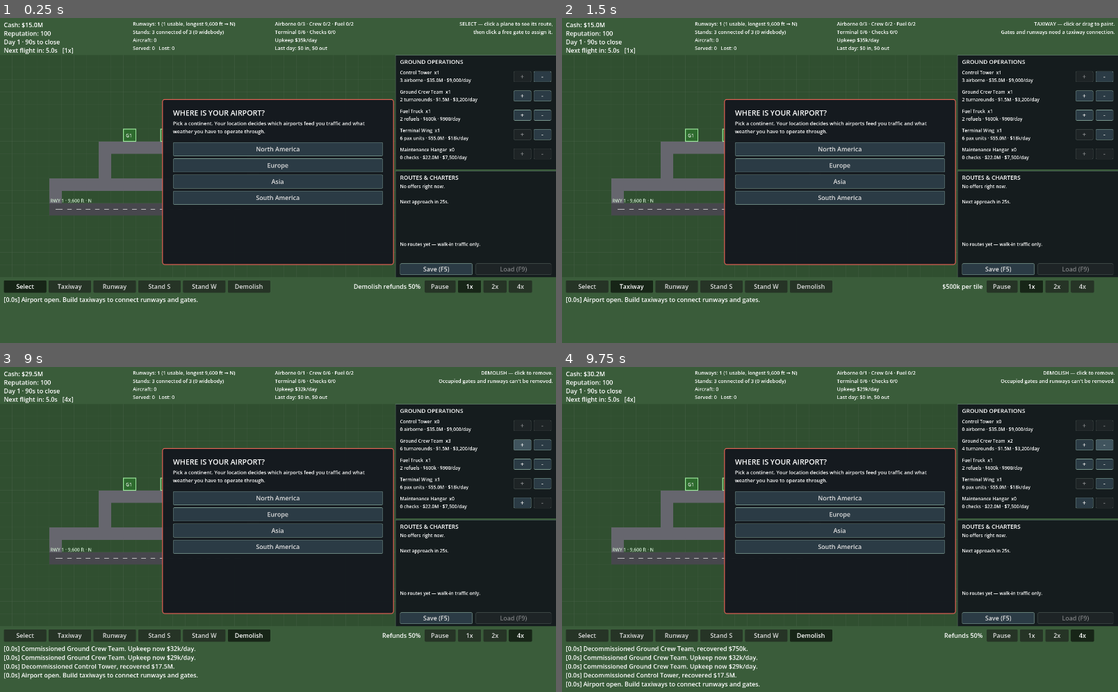
Above: before the commit, frames 1-4 (two rows, left to right).
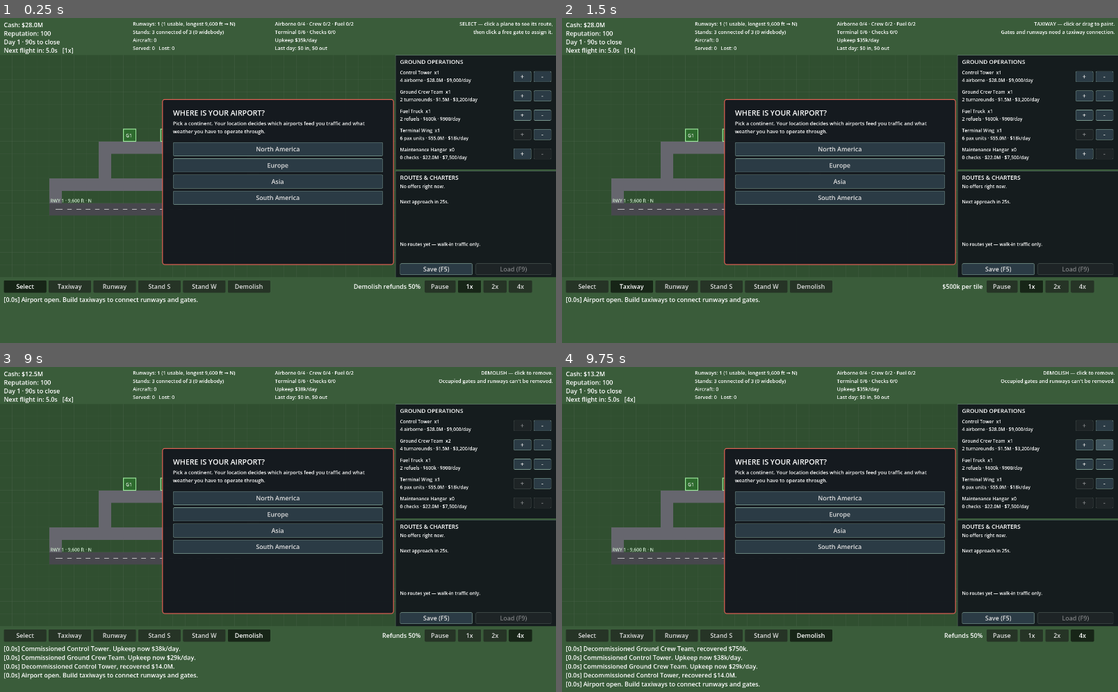
Above: after the commit, the same moments.

Repository: gerp93/airport
Game: Godot game, scene res://Main.tscn
Same seed, same stepped clock (60 frames per second), same inputs: the game is played once before the commit and once after it.
Inputs:
- Up to frame 1 (0.25 s): no input
- Up to frame 2 (1.5 s): click "Select" at 0.5 s; click "Taxiway" at 1.25 s
- Up to frame 3 (9 s): click "Runway" at 2 s; click "Stand S" at 2.75 s; click "Stand W" at 3.5 s; click "Demolish" at 4.25 s; click "1x" at 5 s; click "2x" at 5.75 s; click "4x" at 6.5 s; click "-" at 7.25 s; click "+" at 8 s; click "+" at 8.75 s
- Up to frame 4 (9.75 s): click "-" at 9.5 s

The runs differ from the first frame. In frame 1, 0.2% of the frame differs, in the area x 4-96%, y 1-44%; in frame 2, 0.2%; in frame 3, 0.5%, in the area x 4-100%, y 1-93%; in frame 4, 0.5%.

Commit message:
Make demand follow capacity and stop punishing unbuilt infrastructure
Fixes the balance gap noted in the previous commit: the hub tier was
unreachable and runs ended in 6-8 minutes regardless of how well they were
played. Measuring the diversion reasons found the real cause — every single
diversion in a passive run was "no runway long enough for a widebody". The
airport was not congested at all (0 runway-busy, 0 gate-waits, 0 gridlock, 0
stand delays); it was being fed aircraft it could not physically accept and
docked 15 reputation each time.

Three changes, in order of how much they mattered:

- Walk-in traffic and emergencies now only bring classes the airport can serve.
  An airline doesn't schedule a widebody into a 9,600 ft field, and charging
  the player for not having built one yet is backwards. Unmet widebody demand
  shows up as route offers they can't accept, which is the actual incentive to
  invest. Routes stay punishing, because signing one is a warned choice.

- Walk-in demand scales with the narrowest link in the chain (airborne slots,
  connected stands, crews, terminal) instead of a fixed clock that tightened to
  a flight every 3-6s within five minutes whether or not anything had been
  built. Growing the airport is now what invites traffic.

- Airlines preferentially expand where they already operate, so offers
  concentrate instead of spreading evenly across five carriers and never
  reaching hub scale.

Reputation recovery goes to +2 per turnaround, turned-away flights cost 5
instead of 7, and starting cash is $28M for two or three opening moves.

The tower goes to $28M for +4 airborne rather than $35M for +3, after
measurement showed the earlier change backwards: buying airborne capacity while
stands and crews stayed fixed made runs *shorter*, because more aircraft landed
into the same bottleneck. Correct simulation behaviour, wrong starting value.

Measured over 30 simulated minutes: passive runs now survive throughout (168
served, 11 diverted) where they previously died at 8-9 minutes, and hubs are
reached in 2 of 4 auto-sign runs. Losing now comes from over-committing on
routes rather than from the clock — a passive airport survives but never grows,
and whether that trade feels right needs real play.

Co-Authored-By: Claude Opus 5 <noreply@anthropic.com>

Diff:
--- a/Main.gd
+++ b/Main.gd
@@ -73,9 +73,14 @@
 # Facilities are bought in units; each unit adds concurrency and daily upkeep,
 # so scaling up traffic means scaling up overhead.
 const FACILITIES := [
+	# The tower is the throttle on all inbound volume, so at $35M for +3 it was
+	# 70 game-days of income away — the airport strangled long before it could
+	# afford to grow. $28M for +4 keeps it a real investment without making
+	# capacity unreachable, and is still squarely in the real range for a
+	# tower project.
 	{
-		"key": "tower", "name": "Control Tower", "cost": 35_000_000,
-		"upkeep": 9_000, "per_unit": 3, "unit": "airborne",
+		"key": "tower", "name": "Control Tower", "cost": 28_000_000,
+		"upkeep": 9_000, "per_unit": 4, "unit": "airborne",
 	},
 	{
 		"key": "crew", "name": "Ground Crew Team", "cost": 1_500_000,
@@ -111,7 +116,9 @@
 const REPATH_INTERVAL := 1.5
 const MAX_BLOCK_TIME := 20.0
 # Reputation has to be recoverable, or the game is just a countdown to losing.
-const REP_PER_TURNAROUND := 1
+# At +1 a good day still lost ground to a handful of diversions, so serving
+# flights well never actually dug you out.
+const REP_PER_TURNAROUND := 2
 const REP_MAX := 100
 
 const SAVE_PATH := "user://airport_save.dat"
@@ -130,7 +137,7 @@
 # A scheduled flight you cannot fit is turned away, which is what
 # over-committing on routes actually costs.
 const ARRIVAL_GRACE := 40.0
-const REP_TURNED_AWAY := 7
+const REP_TURNED_AWAY := 5
 
 # Aircraft bound elsewhere that have to come here instead. They pay well over
 # list and earn goodwill if handled, but losing one is far worse than losing a
@@ -143,7 +150,8 @@
 const AIR_ANCHOR := Vector2(110.0, 160.0)
 
 var grid: AirportGrid
-var money := 15_000_000
+# Enough for two or three meaningful opening moves rather than exactly one.
+var money := 28_000_000
 var day := 1
 var day_time := 0.0
 var day_revenue := 0
@@ -609,6 +617,19 @@
 	return n
 
 
+# Airlines expand where they already operate. Without this the offer stream
+# spreads evenly across all five carriers and none ever reaches hub scale, so
+# the top relationship tier was effectively unreachable.
+func offering_airline() -> String:
+	var incumbents := []
+	for a in AIRLINES:
+		if not routes_for(a).is_empty():
+			incumbents.append(a)
+	if not incumbents.is_empty() and randf() < 0.65:
+		return incumbents[randi() % incumbents.size()]
+	return AIRLINES[randi() % AIRLINES.size()]
+
+
 func make_offer() -> Dictionary:
 	var cand := hub_candidate()
 	if cand != "" and randf() < 0.6:
@@ -624,12 +645,12 @@
 
 	if randf() < 0.4:
 		return {
-			"kind": "charter", "airline": AIRLINES[randi() % AIRLINES.size()],
+			"kind": "charter", "airline": offering_airline(),
 			"origin": random_origin(), "size": pick_size(),
 			"rate": CHARTER_RATE, "per_day": 1,
 		}
 
-	var carrier: String = AIRLINES[randi() % AIRLINES.size()]
+	var carrier := offering_airline()
 	return {
 		"kind": "route", "airline": carrier,
 		"origin": fresh_origin_for(carrier), "size": pick_size(),
@@ -793,29 +814,56 @@
 func update_emergencies() -> void:
 	if region.is_empty() or time_elapsed < next_emergency_at:
 		return
-	# Only divert aircraft the airport could physically take. A widebody landing
-	# at a field with no widebody stand is an unwinnable dice roll, not a test —
-	# the challenge should be clearing space in time, not the class lottery.
-	var options := []
-	for i in CLASSES.size():
-		if can_handle_class(i):
-			options.append(i)
-	if options.is_empty():
-		return
-	spawn_flight(
-		AIRLINES[randi() % AIRLINES.size()], options[randi() % options.size()],
-		random_origin(), EMERGENCY_RATE, "emergency"
-	)
+	# Reschedule first, so an airport that currently can't take anything doesn't
+	# re-run this check every frame.
 	var gap := 130.0 + randf() * 130.0
 	if not weather.is_empty():
 		gap *= 0.55
 	next_emergency_at = time_elapsed + gap
 
+	# Only divert aircraft the airport could physically take. A widebody landing
+	# at a field with no widebody stand is an unwinnable dice roll, not a test —
+	# the challenge should be clearing space in time, not the class lottery.
+	var size := pick_serviceable_size()
+	if size < 0:
+		return
+	spawn_flight(
+		AIRLINES[randi() % AIRLINES.size()], size,
+		random_origin(), EMERGENCY_RATE, "emergency"
+	)
+
 
 # Unscheduled walk-in traffic, so an airport with no routes still has something
 # to do. It thins out as contracted volume grows.
+func serviceable_sizes() -> Array:
+	var out := []
+	for i in CLASSES.size():
+		if can_handle_class(i):
+			out.append(i)
+	return out
+
+
+# Keeps the time-based fleet progression, but never sends an aircraft the
+# airport physically cannot serve. An airline doesn't schedule a widebody into a
+# field with a 9,600 ft runway, and docking the player 15 reputation for not
+# having built one yet is backwards — unmet widebody demand should show up as
+# route offers they can't accept, which is the real incentive to invest.
+func pick_serviceable_size() -> int:
+	var options := serviceable_sizes()
+	if options.is_empty():
+		return -1
+	for _attempt in 6:
+		var s := pick_size()
+		if options.has(s):
+			return s
+	return options[randi() % options.size()]
+
+
 func spawn_plane() -> void:
-	spawn_flight(AIRLINES[randi() % AIRLINES.size()], pick_size(), random_origin(), 1.0, "walk-in")
+	var size := pick_serviceable_size()
+	if size < 0:
+		return
+	spawn_flight(AIRLINES[randi() % AIRLINES.size()], size, random_origin(), 1.0, "walk-in")
 
 
 # --- movement primitives ---
@@ -1503,6 +1551,30 @@
 	add_log("GAME OVER — reputation hit zero after %d:%02d." % [minutes, seconds])
 
 
+# The narrowest link in the chain from approach to stand: airborne slots,
+# connected stands, ground crews, terminal capacity. Everything downstream of
+# the tower matters, which is why buying tower capacity alone made things worse.
+func service_capacity() -> int:
+	var stands := 0
+	for g in grid.gates:
+		if grid.gate_is_connected(g):
+			stands += 1
+	return maxi(1, mini(
+		mini(stands, capacity("crew")),
+		mini(capacity("term") / 2, effective_air_capacity())
+	))
+
+
+# Walk-in demand follows capacity rather than a fixed clock. Previously the ramp
+# tightened to a flight every 3-6s within five minutes whether or not the player
+# had built anything, so a starter airport was flooded by the calendar and lost
+# before it could grow. Now growing the airport is what invites more traffic,
+# and deliberate pressure comes from routes you signed, weather, and emergencies.
+func walkin_gap() -> float:
+	var ramp: float = clampf(1.0 - time_elapsed / 600.0, 0.75, 1.0)
+	return clampf(26.0 / float(service_capacity()) * ramp, 3.5, 14.0)
+
+
 # The tower caps concurrent airborne traffic, so tower capacity is the thing
 # that decides how many inbound flights the airport can accept at all.
 func _try_spawn() -> void:
@@ -1513,11 +1585,8 @@
 		next_spawn_at = time_elapsed + 2.0
 		return
 	spawn_plane()
-	# Ramp over 5 minutes so rising traffic tracks the fleet getting heavier.
-	var tightness: float = max(0.0, 1.0 - time_elapsed / 300.0)
-	var min_gap := 3.0 + 3.0 * tightness
-	var max_gap := 6.0 + 4.0 * tightness
-	next_spawn_at = time_elapsed + min_gap + randf() * (max_gap - min_gap)
+	var gap := walkin_gap()
+	next_spawn_at = time_elapsed + gap * (0.75 + randf() * 0.5)
 
 
 func _simulate(dt: float) -> void:
Not shown, changed: README.md
